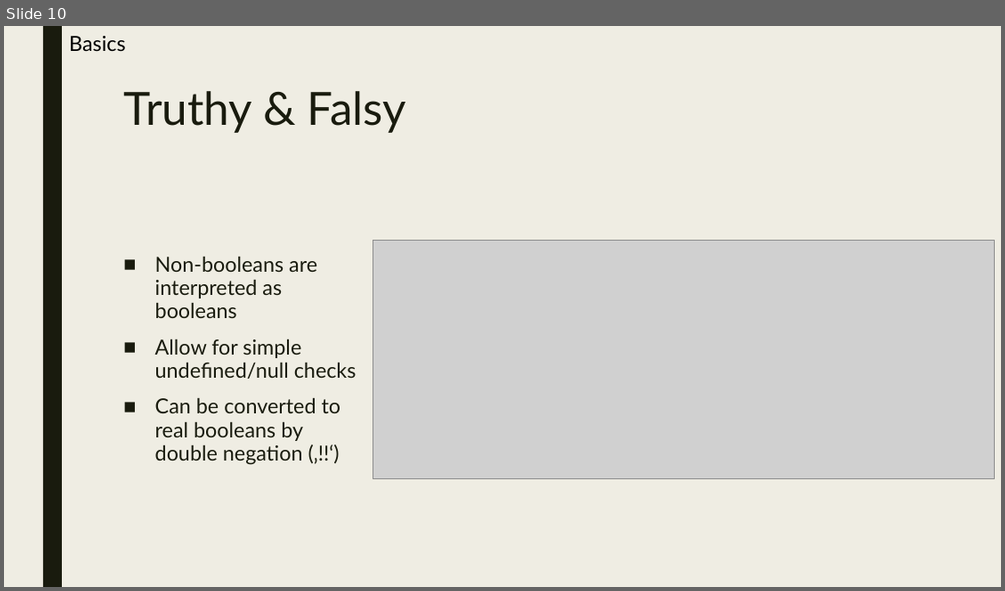
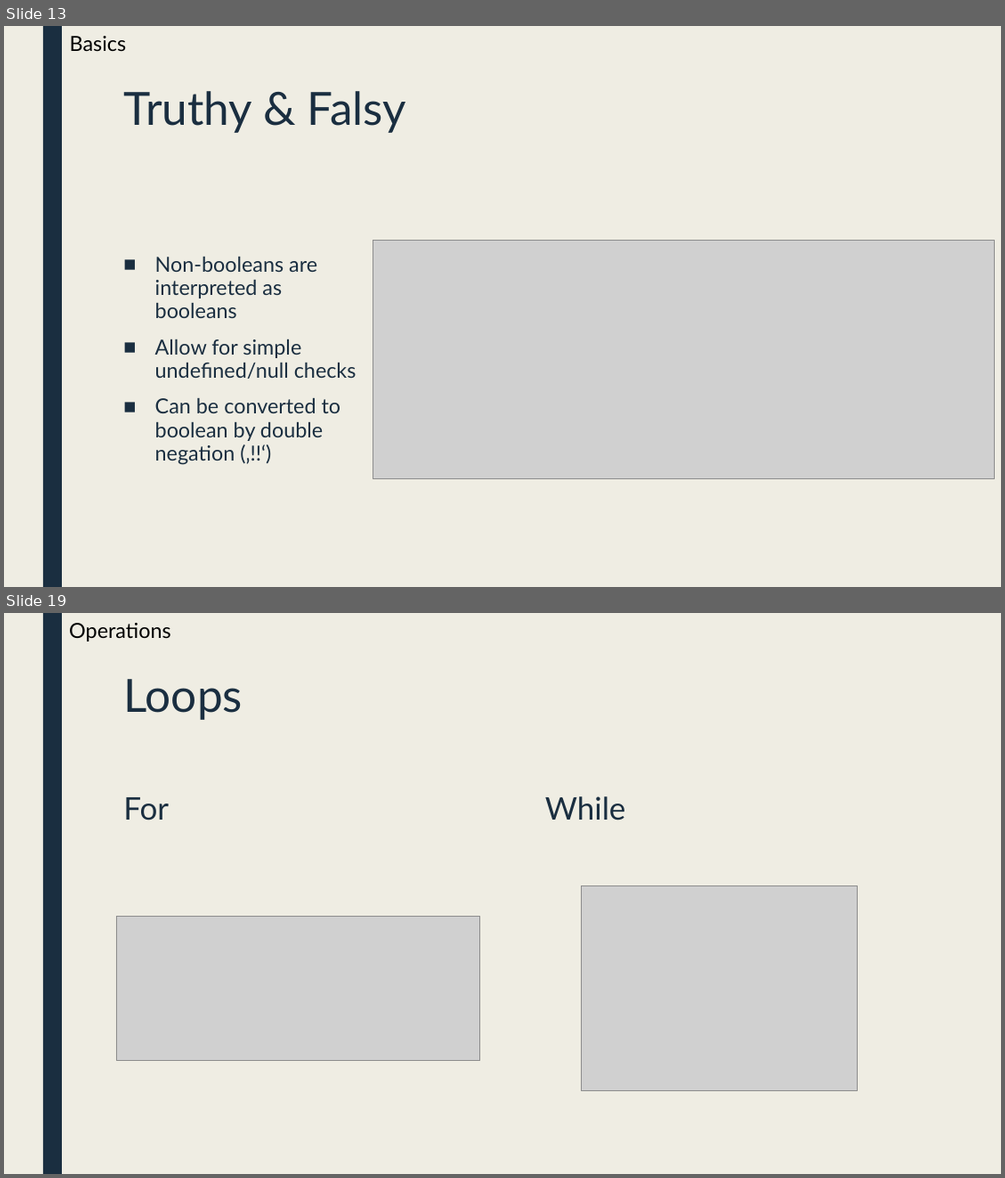
Before and after one commit to manuelhuber/typescript, a slide deck: Typescript.pptx. Shown one above the other, each under a label of ours: slide 10 before the commit, slides 13 and 19 after it; the slides between them are not shown. The pictures are 1005x591 and 1005x1178 pixels, drawn with LibreOffice and Linux fonts; fonts in the diff are those of the drawing; grey boxes stand for pictures. Boxes give left, top, right and bottom in pixels: in the first picture for what was removed or moved away, otherwise in the second. Text is boxed around its words. In the diff, an @@ line names an element or a change of style, - is before the commit and + after.

```diff
--- a/Typescript.pptx
+++ b/Typescript.pptx
@@ slide 19 added at bbox=[4, 613, 1001, 1174], background #EFEDE3; not listed: 1 template element that a slide beside it also shows @@
@@ text added at bbox=[69, 623, 170, 641], 20 pt, text #000000 @@
+Operations
@@ title added at bbox=[123, 679, 243, 720], 44 pt, text #1A2E40 @@
+Loops
@@ text added at bbox=[123, 797, 169, 820], 30 pt, text #1A2E40 @@
+For
@@ text added at bbox=[545, 796, 626, 820], 30 pt, text #1A2E40 @@
+While
@@ picture added at bbox=[582, 886, 858, 1091] @@
@@ picture added at bbox=[116, 916, 479, 1060] @@
@@ what was slide 10 is now slide 13 @@
@@ slide 13 changed as well @@
@@ rectangle at bbox=[43, 26, 62, 587]: fill #191B0E to #1A2E40 @@
@@ title "Truthy & Falsy" at bbox=[123, 91, 406, 133]: text colour #191B0E to #1A2E40 @@
@@ text at bbox=[155, 256, 356, 378]: text colour #191B0E to #1A2E40 in "Non-booleans are interpreted as booleans", "Allow for simple undefined/null checks" @@
@@ text at bbox=[155, 397, 341, 465]: text changed; text colour #191B0E to #1A2E40 @@
-■ Can be converted to real booleans by double negation (‚!!‘)
+■ Can be converted to boolean by double negation (‚!!‘)
```
Also in this commit, not shown: 9 other slides changed, 37 other slides added, 2 other files.
